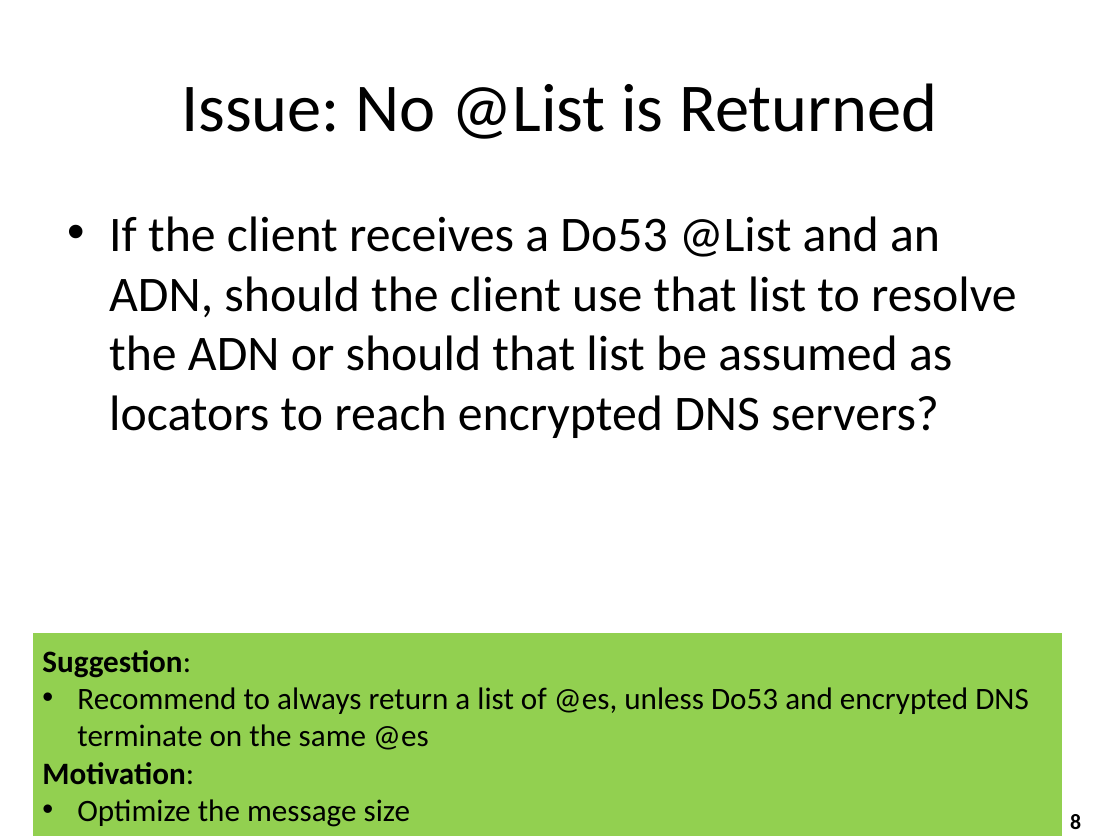
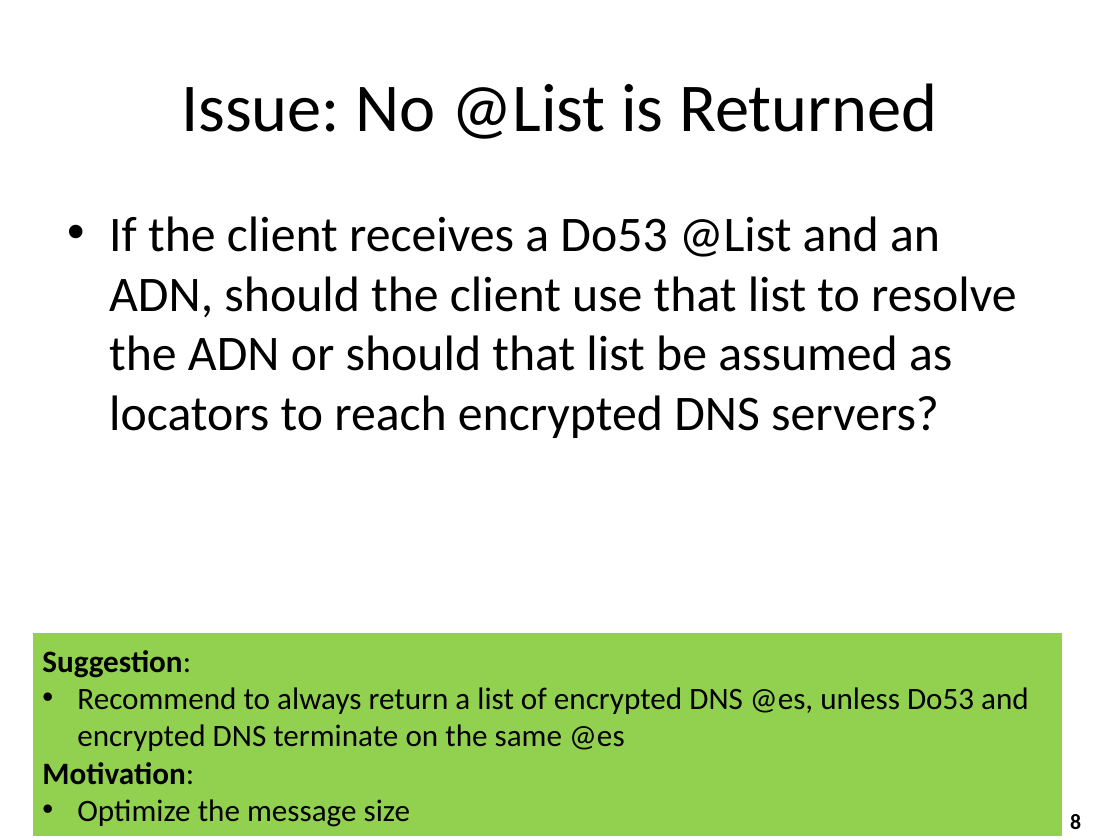
Before and after one commit to boucadair/draft-btw-add-home-network, a slide deck: slide 8 of ietf110/draft-ietf-add-dnr.pptx. Drawn at 1120x840 pixels with LibreOffice and Linux fonts; fonts in the diff are those of the drawing. Boxes give left, top, right and bottom in pixels: in the first picture for what was removed or moved away, otherwise in the second. Text is boxed around its words. In the diff, an @@ line names an element or a change of style, - is before the commit and + after.

```diff
--- a/ietf110/draft-ietf-add-dnr.pptx
+++ b/ietf110/draft-ietf-add-dnr.pptx
@@ text in rectangle at <box>77,687,1029,751</box>: text changed @@
-• Recommend to always return a list of @es, unless Do53 and encrypted DNS terminate on the same @es
+• Recommend to always return a list of encrypted DNS @es, unless Do53 and encrypted DNS terminate on the same @es
```
Also in this commit, not shown: 1 other slide changed, 1 other file.
